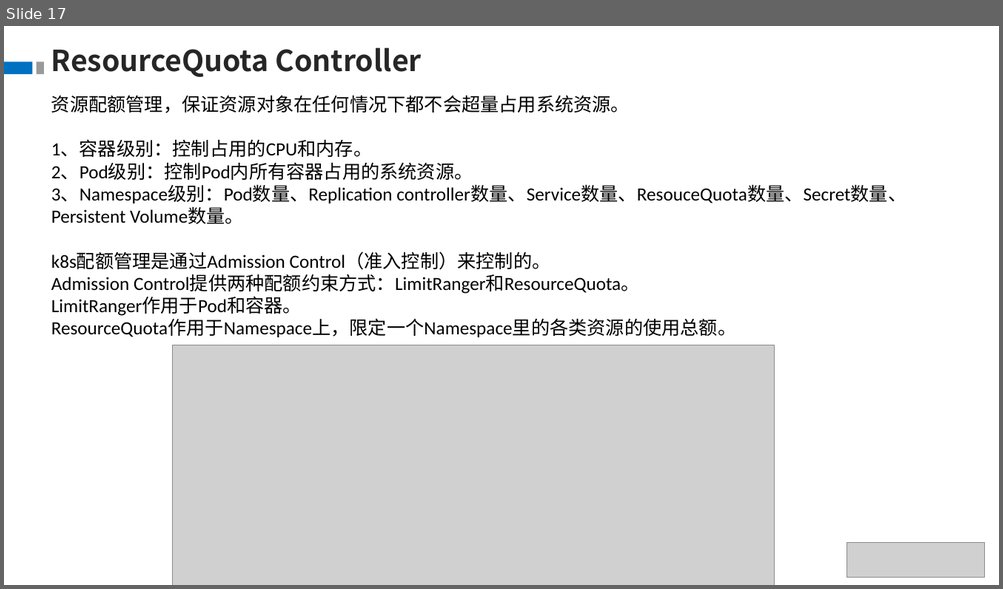
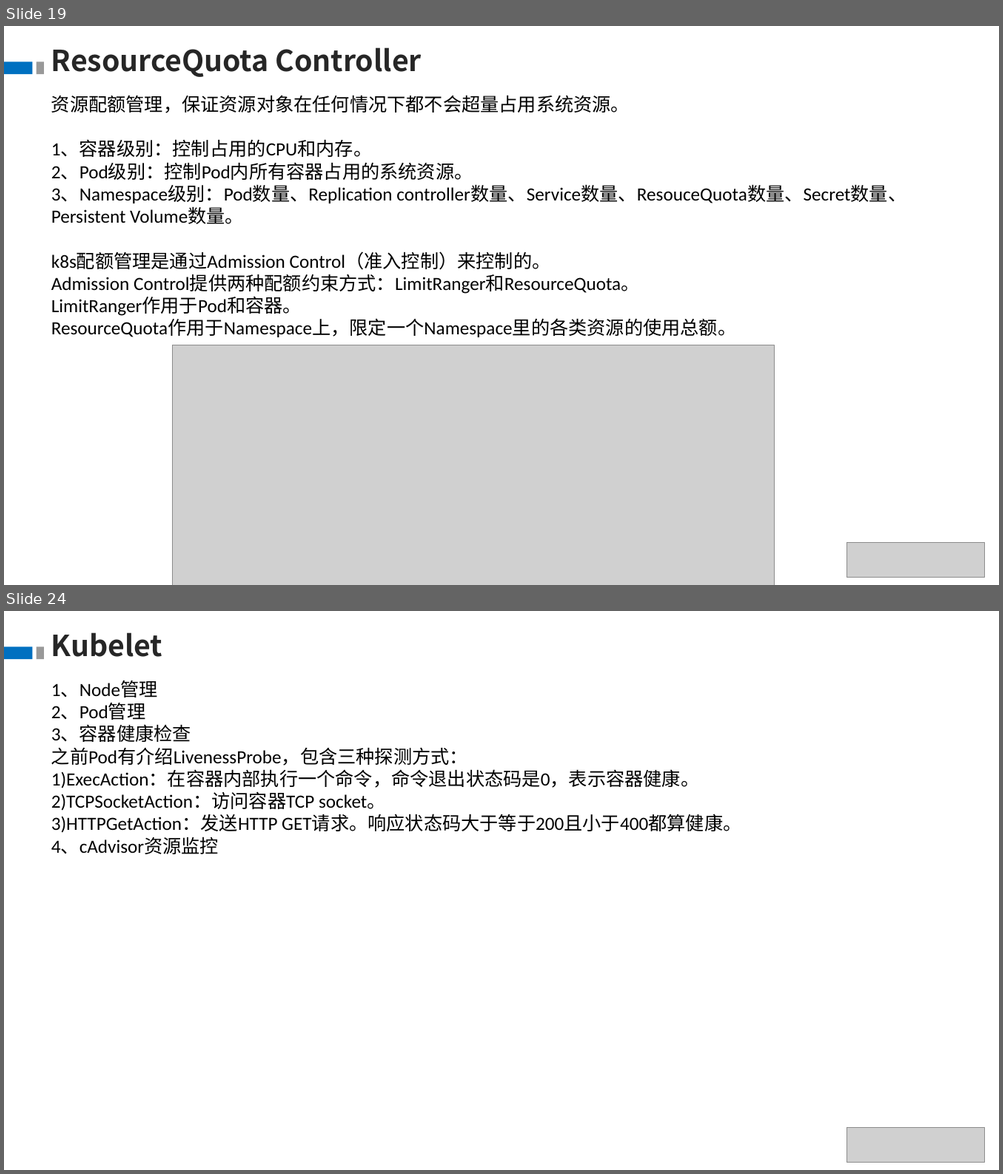
Before and after one commit to theDEADpool/data_structure, a slide deck: k8s.pptx. Shown one above the other, each under a label of ours: slide 17 before the commit, slides 19 and 24 after it; the slides between them are not shown. The pictures are 1003x589 and 1003x1174 pixels, drawn with LibreOffice and Linux fonts; fonts in the diff are those of the drawing; grey boxes stand for pictures. Boxes give left, top, right and bottom in pixels: in the first picture for what was removed or moved away, otherwise in the second. Text is boxed around its words. In the diff, an @@ line names an element or a change of style, - is before the commit and + after.

```diff
--- a/k8s.pptx
+++ b/k8s.pptx
@@ slide 24 added at box(4, 611, 999, 1170), background #FFFFFF @@
@@ text added at box(51, 632, 162, 657), 28 pt, text #262626, bold @@
+Kubelet
@@ rectangle added at box(4, 647, 32, 660), fill #0070C0 @@
@@ rectangle added at box(36, 647, 43, 660), fill #999999 @@
@@ text added at box(51, 681, 741, 854), 18 pt, text #000000 @@
+1、Node管理
+2、Pod管理
+3、容器健康检查
+之前Pod有介绍LivenessProbe，包含三种探测方式：
+1)ExecAction：在容器内部执行一个命令，命令退出状态码是0，表示容器健康。
+2)TCPSocketAction：访问容器TCP socket。
+3)HTTPGetAction：发送HTTP GET请求。响应状态码大于等于200且小于400都算健康。
+4、cAdvisor资源监控
@@ picture added at box(847, 1128, 984, 1163) @@
@@ what was slide 17 is now slide 19 @@
```
Also in this commit, not shown: 3 slides changed, 7 other slides added.
